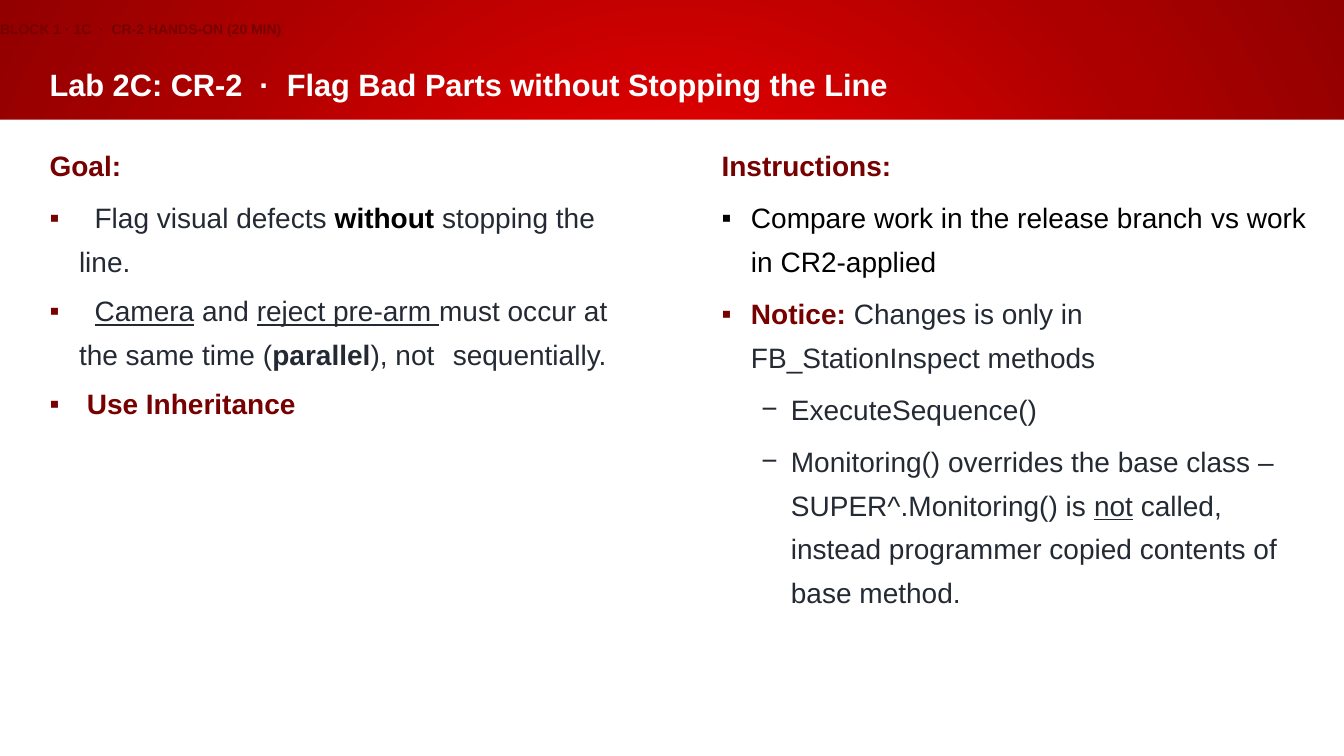
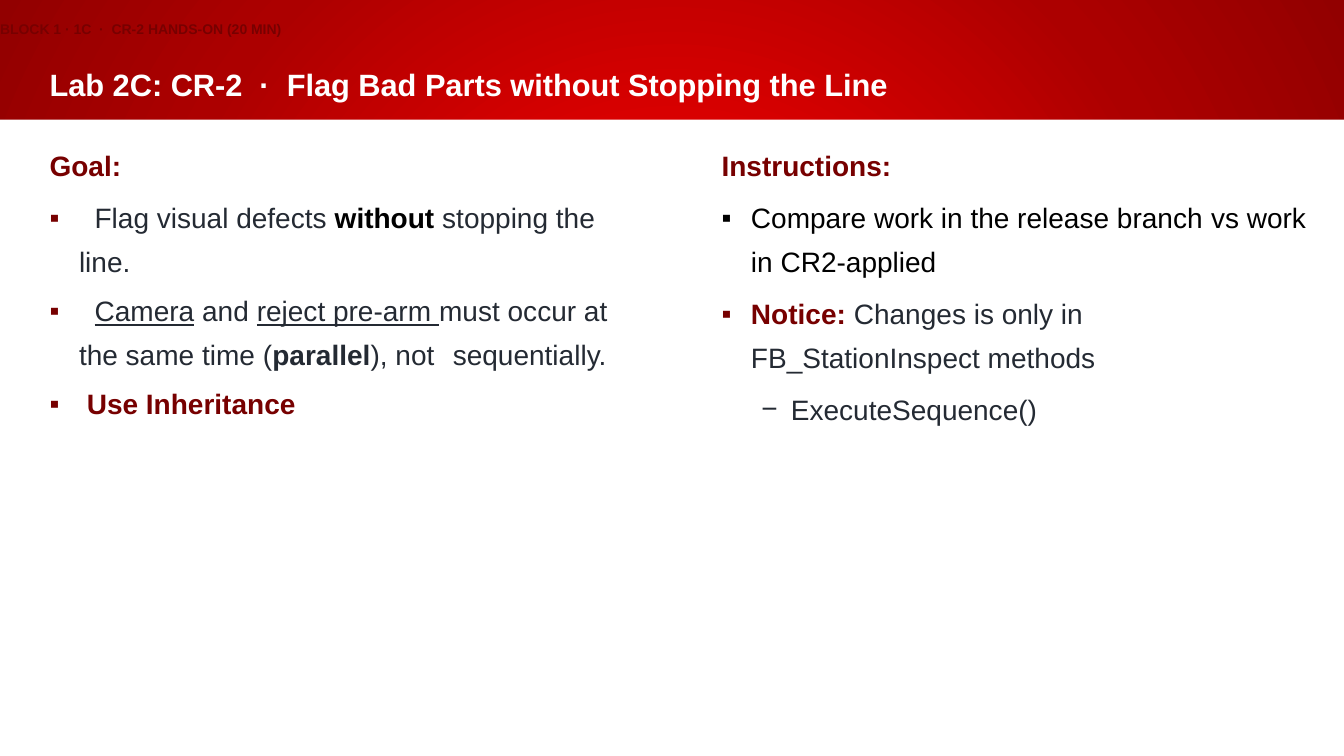
Before and after one commit to Beckhoff-USA-Community/Procedural_To_SOLID, a slide deck: slide 44 of presentation/NEM2026_workshop.pptx. Drawn at 1344x756 pixels with LibreOffice and Linux fonts; fonts in the diff are those of the drawing; background and template pictures are left out. Boxes give left, top, right and bottom in pixels: in the first picture for what was removed or moved away, otherwise in the second. Text is boxed around its words. In the diff, an @@ line names an element or a change of style, - is before the commit and + after.

Commit message:
save the reveal

```diff
--- a/presentation/NEM2026_workshop.pptx
+++ b/presentation/NEM2026_workshop.pptx
@@ text at [791,451,1276,604]: paragraph removed @@
-  − Monitoring() overrides the base class – SUPER^.Monitoring() is not called, instead programmer copied contents of base method.
```
